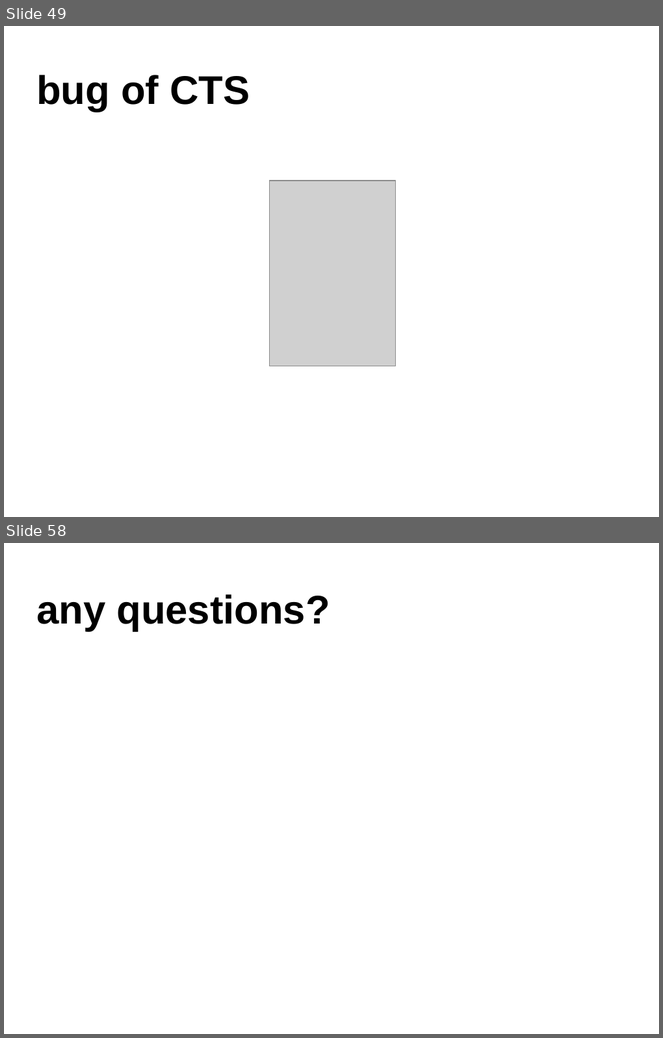
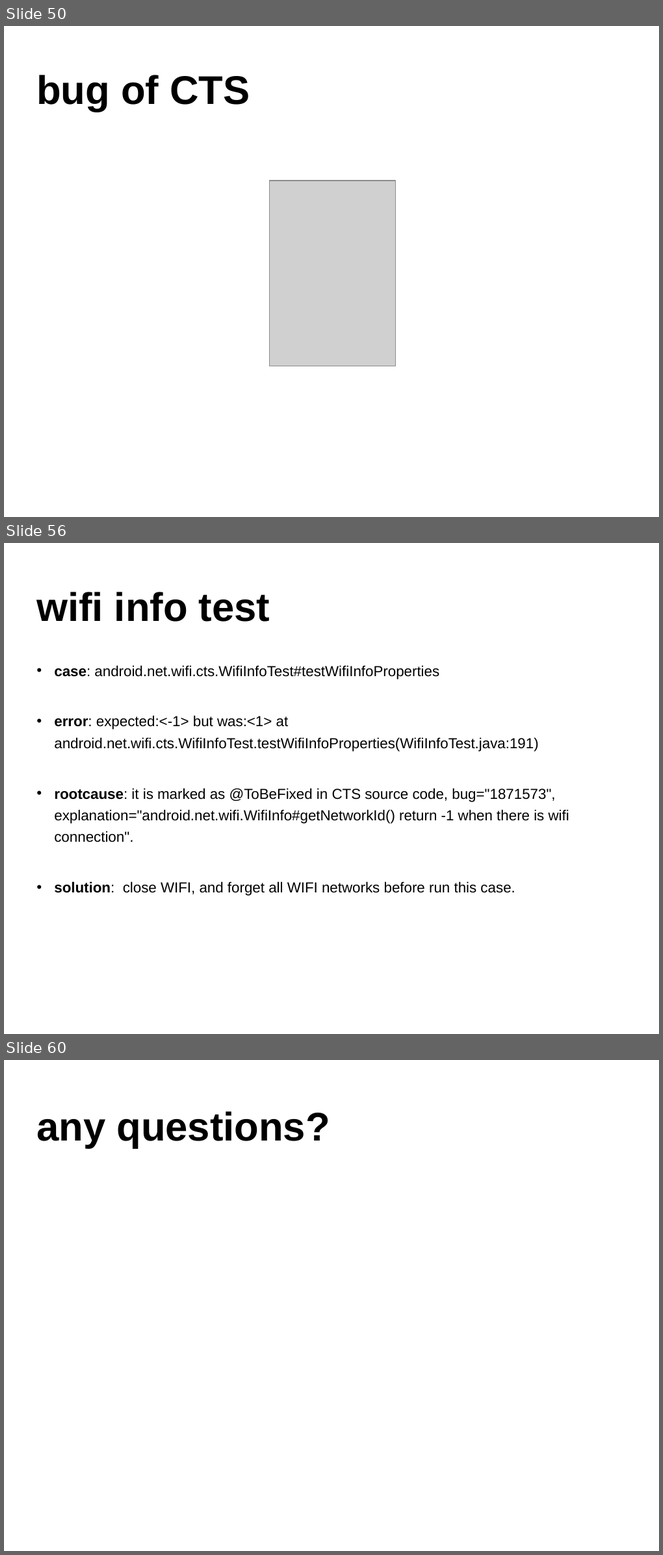
Before and after one commit to widerules/system-information, a slide deck: cts/CTS-training.ppt. Shown one above the other, each under a label of ours: slides 49 and 58 before the commit, slides 50, 56 and 60 after it; the slides between them are not shown. The pictures are 663x1038 and 663x1555 pixels, drawn with LibreOffice and Linux fonts; fonts in the diff are those of the drawing; grey boxes stand for pictures; background and template pictures are left out. Boxes give left, top, right and bottom in pixels: in the first picture for what was removed or moved away, otherwise in the second. Text is boxed around its words. In the diff, an @@ line names an element or a change of style, - is before the commit and + after.

```diff
--- a/cts/CTS-training.ppt
+++ b/cts/CTS-training.ppt
@@ slide 56 added at box(4, 543, 659, 1034), background picture (left out) @@
@@ text added at box(36, 592, 270, 622), 44 pt, text #000000, bold @@
+wifi info test
@@ text added at box(54, 665, 570, 896), 16 pt, text #000000 @@
+• case: android.net.wifi.cts.WifiInfoTest#testWifiInfoProperties
+• error: expected:<-1> but was:<1> at android.net.wifi.cts.WifiInfoTest.testWifiInfoProperties(WifiInfoTest.java:191)
+• rootcause: it is marked as @ToBeFixed in CTS source code, bug="1871573", explanation="android.net.wifi.WifiInfo#getNetworkId() return -1 when there is wifi connection".
+• solution: close WIFI, and forget all WIFI networks before run this case.
@@ what was slide 49 is now slide 50 @@
@@ what was slide 58 is now slide 60 @@
```
Also in this commit, not shown: 42 slides changed, 1 other slide added, 1 other file.
